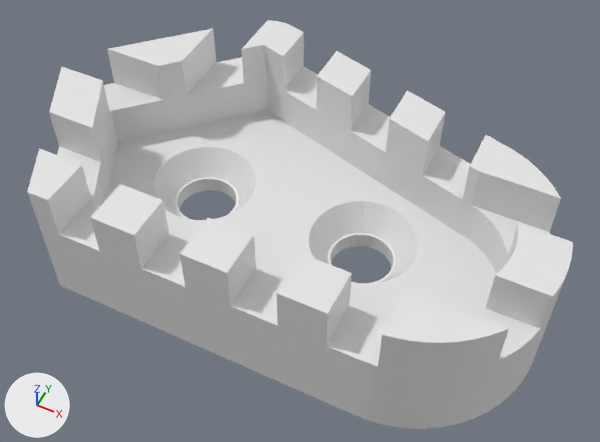
Before and after pictures for a commit that changed the Blender file brake riser.blend.
Rendered twice from a 50 mm camera at (49.1, -38.6, 73.8) aimed at (21.7, 16.3, 5.3). Arrows for +X, +Y and +Z are at lower left; the lights stay in place.

Names of what the first picture shows: 'BrakeRiser'.
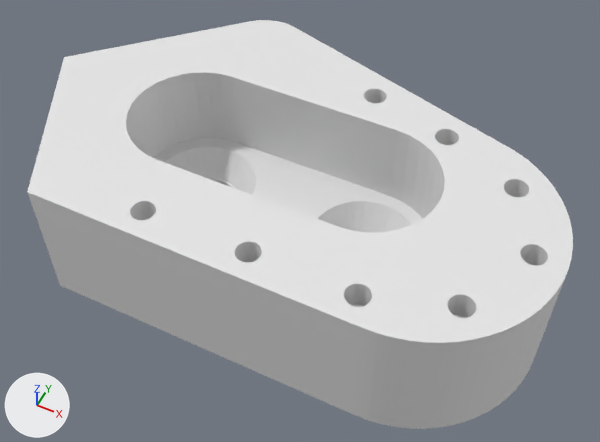
Not drawn themselves, but carrying or shaping drawn objects: ob_cut_off, ob_cut_off_001, ob_cut_off_002, ob_cut_off_003, ob_cut_off_004, ob_cut_off_005, ob_teeth.

What differs and where, as boxes (x1, y1, x2, y2) in the pictures (600 x 442 px):
'BrakeRiser', reshaped, modifiers changed
    both: (27, 20, 573, 429)

Diff of the bpy script that builds the scene:
```diff
--- a/brake riser.blend.py
+++ b/brake riser.blend.py
@@ ob_brakeriser @@
 ob_brakeriser.location = (0.0, 0.0, 0.0)
+_m = ob_brakeriser.modifiers.new('Boolean.004', 'BOOLEAN')
+_m.object = ob_wall
+_m.operation = 'UNION'
 _m = ob_brakeriser.modifiers.new('Boolean', 'BOOLEAN')
@@ ob_brakeriser @@
 _m = ob_brakeriser.modifiers.new('Boolean.003', 'BOOLEAN')
 _m.object = ob_right_cap_hole
-_m = ob_brakeriser.modifiers.new('Boolean.004', 'BOOLEAN')
-_m.object = ob_teeth
-_m.operation = 'UNION'
 _m = ob_brakeriser.modifiers.new('Boolean.005', 'BOOLEAN')
@@ ob_teeth @@
 _m = ob_teeth.modifiers.new('Boolean', 'BOOLEAN')
-_m.object = ob_cut_off
+_m.object = ob_grub_screw_hole
 _m = ob_teeth.modifiers.new('Boolean.001', 'BOOLEAN')
-_m.object = ob_cut_off_001
+_m.object = ob_grub_screw_hole_002
 _m = ob_teeth.modifiers.new('Boolean.002', 'BOOLEAN')
-_m.object = ob_cut_off_002
+_m.object = ob_grub_screw_hole_003
 _m = ob_teeth.modifiers.new('Boolean.003', 'BOOLEAN')
-_m.object = ob_cut_off_003
+_m.object = ob_grub_screw_hole_004
 _m = ob_teeth.modifiers.new('Boolean.004', 'BOOLEAN')
-_m.object = ob_cut_off_004
+_m.object = ob_grub_screw_hole_005
 _m = ob_teeth.modifiers.new('Boolean.005', 'BOOLEAN')
-_m.object = ob_cut_off_005
+_m.object = ob_grub_screw_hole_006
 _m = ob_teeth.modifiers.new('Boolean.006', 'BOOLEAN')
-_m.object = ob_teeth_001
-_m.operation = 'UNION'
+_m.object = ob_grub_screw_hole_007
+_m = ob_teeth.modifiers.new('Boolean.007', 'BOOLEAN')
+_m.object = ob_grub_screw_hole_008
 ob_teeth.hide_set(True)
@@ ob_cut_off @@
-ob_cut_off = bpy.data.objects.new('cut off', me_cube_010)
@@ ob_cut_off_001 @@
-ob_cut_off_001 = bpy.data.objects.new('cut off.001', me_cube_013)
@@ ob_cut_off_002 @@
-ob_cut_off_002 = bpy.data.objects.new('cut off.002', me_cube_017)
@@ ob_cut_off_003 @@
-ob_cut_off_003 = bpy.data.objects.new('cut off.003', me_cube_018)
@@ ob_cut_off_004 @@
-ob_cut_off_004 = bpy.data.objects.new('cut off.004', me_cube_019)
@@ ob_cut_off_005 @@
-ob_cut_off_005 = bpy.data.objects.new('cut off.005', me_cube_020)
@@ ob_grub_screw_hole_007 @@
+ob_grub_screw_hole_007 = bpy.data.objects.new('grub screw hole.007', me_cylinder_007)  # a 32-sided cylinder along z spanning x -1.0..1.0, y -1.0..1.0, z 0.0..2.0
+ob_grub_screw_hole_007.location = (23.0, 3.0, 12.0)
+ob_grub_screw_hole_007.rotation_euler = (0.0, 0.0, 0.00175)  # degrees (0, 0, 0.1)
+ob_grub_screw_hole_007.scale = (1.25, 1.25, 2.0)
@@ ob_grub_screw_hole_005 @@
+ob_grub_screw_hole_005 = bpy.data.objects.new('grub screw hole.005', me_cylinder_007.copy())
+ob_grub_screw_hole_005.location = (24.7, 28.63, 12.0)
+ob_grub_screw_hole_005.rotation_euler = (0.0, 0.0, 0.00175)  # degrees (0, 0, 0.1)
+ob_grub_screw_hole_005.scale = (1.25, 1.25, 2.0)
@@ ob_grub_screw_hole_003 @@
+ob_grub_screw_hole_003 = bpy.data.objects.new('grub screw hole.003', me_cylinder_007.copy())
+ob_grub_screw_hole_003.location = (42.63, 21.9, 12.0)
+ob_grub_screw_hole_003.rotation_euler = (0.0, 0.0, 0.00175)  # degrees (0, 0, 0.1)
+ob_grub_screw_hole_003.scale = (1.25, 1.25, 2.0)
@@ ob_grub_screw_hole_006 @@
+ob_grub_screw_hole_006 = bpy.data.objects.new('grub screw hole.006', me_cylinder_007.copy())
+ob_grub_screw_hole_006.location = (34.0, 3.0, 12.0)
+ob_grub_screw_hole_006.rotation_euler = (0.0, 0.0, 0.00175)  # degrees (0, 0, 0.1)
+ob_grub_screw_hole_006.scale = (1.25, 1.25, 2.0)
@@ ob_grub_screw_hole_004 @@
+ob_grub_screw_hole_004 = bpy.data.objects.new('grub screw hole.004', me_cylinder_007.copy())
+ob_grub_screw_hole_004.location = (33.99, 25.87, 12.0)
+ob_grub_screw_hole_004.rotation_euler = (0.0, 0.0, 0.00175)  # degrees (0, 0, 0.1)
+ob_grub_screw_hole_004.scale = (1.25, 1.25, 2.0)
@@ ob_grub_screw_hole_002 @@
+ob_grub_screw_hole_002 = bpy.data.objects.new('grub screw hole.002', me_cylinder_007.copy())
+ob_grub_screw_hole_002.location = (46.55, 14.38, 12.0)
+ob_grub_screw_hole_002.rotation_euler = (0.0, 0.0, 0.00175)  # degrees (0, 0, 0.1)
+ob_grub_screw_hole_002.scale = (1.25, 1.25, 2.0)
@@ ob_grub_screw_hole_008 @@
+ob_grub_screw_hole_008 = bpy.data.objects.new('grub screw hole.008', me_cylinder_007.copy())
+ob_grub_screw_hole_008.location = (11.5, 3.0, 12.0)
+ob_grub_screw_hole_008.rotation_euler = (0.0, 0.0, 0.00175)  # degrees (0, 0, 0.1)
+ob_grub_screw_hole_008.scale = (1.25, 1.25, 2.0)
@@ ob_grub_screw_hole @@
+ob_grub_screw_hole = bpy.data.objects.new('grub screw hole', me_cylinder)  # a 32-sided cylinder along z spanning x -1.0..1.0, y -1.0..1.0, z 0.0..2.0
+ob_grub_screw_hole.location = (42.56, 5.947, 12.0)
+ob_grub_screw_hole.rotation_euler = (0.0, 0.0, 0.00175)  # degrees (0, 0, 0.1)
+ob_grub_screw_hole.scale = (1.25, 1.25, 2.0)
@@ ob_wall @@
+ob_wall = bpy.data.objects.new('Wall', me_plane.copy())  # the mesh of ob_brakeriser; modifiers BOOLEAN, BOOLEAN, BOOLEAN, BOOLEAN, BOOLEAN, BOOLEAN, BOOLEAN, BOOLEAN, BOOLEAN, BOOLEAN, BOOLEAN
+ob_wall.location = (0.0, 0.0, 5.0)
+ob_wall.scale = (1.0, 1.0, 2.0)
@@ ob_left_screw_entrance @@
+ob_left_screw_entrance = bpy.data.objects.new('Left Screw Entrance', me_cylinder_024)  # a 32-sided cylinder along z spanning x -1.0..1.0, y -1.0..1.0, z 0.0..2.0
+ob_left_screw_entrance.location = (9.0, 17.0, 5.0)
+ob_left_screw_entrance.scale = (7.5, 7.5, 7.5)
@@ ob_entrance_connection @@
+ob_entrance_connection = bpy.data.objects.new('entrance connection', me_cube)  # a box spanning x -1.0..1.0, y -1.0..1.0, z 0.0..2.0
+ob_entrance_connection.location = (19.0, 17.0, 5.0)
+ob_entrance_connection.scale = (10.0, 7.5, 15.0)
@@ ob_right_screw_entrance @@
+ob_right_screw_entrance = bpy.data.objects.new('Right Screw Entrance', me_cylinder_024.copy())
+ob_right_screw_entrance.location = (29.0, 17.0, 5.0)
+ob_right_screw_entrance.scale = (7.5, 7.5, 7.5)
```
